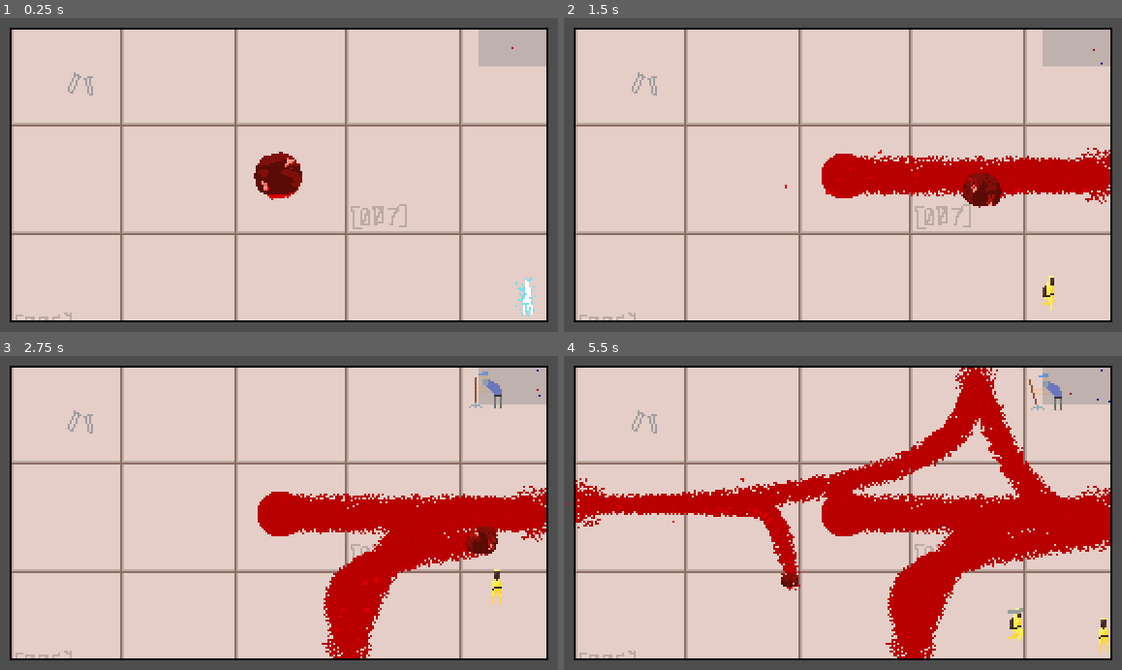
Above: before the commit, frames 1-4 (two rows, left to right).
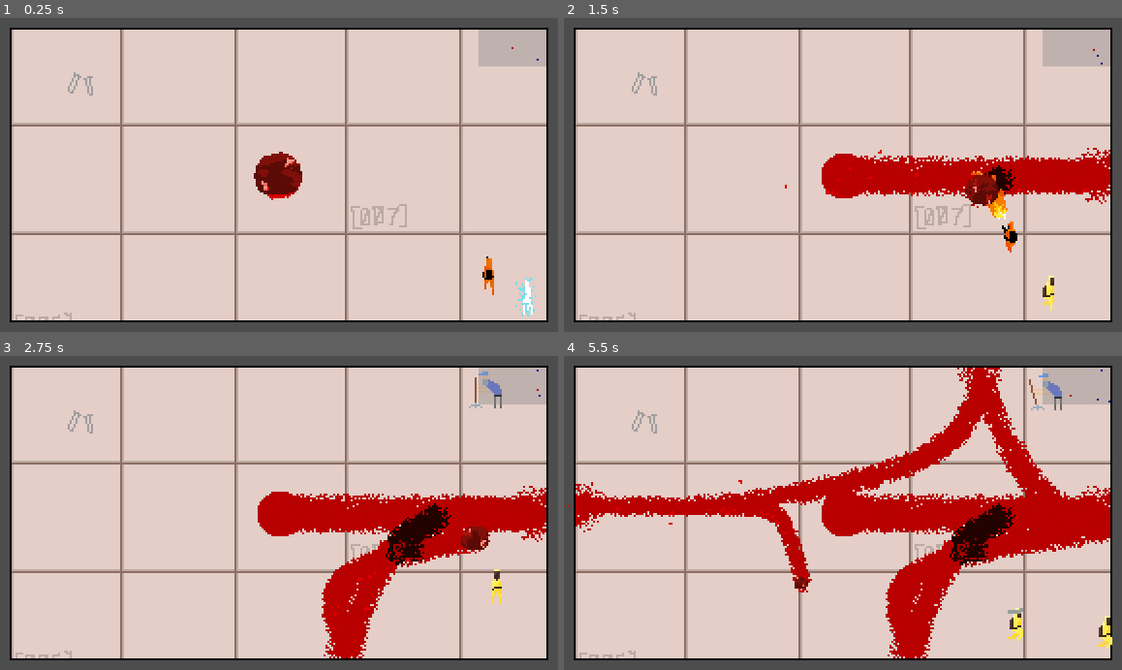
Above: after the commit, the same moments.

Repository: fawfle/blood-jam-cu
Game: Godot game, scene res://scenes/main.tscn
The game is run twice, just before and just after one commit, with the same random seed, the same clock (stepped at 60 frames per second) and the same inputs.
Inputs:
- Up to frame 1 (0.25 s): no input
- Up to frame 2 (1.5 s): tap Enter at 0.5, 1.35 s; hold D (right) 0.53-1.28 s; tap Shift (dash) at 0.6 s; hold S (backward) from 1.28 s (still down)
- Up to frame 3 (2.75 s): release S (backward) at 2.03 s; hold D (right) from 2.03 s (still down); tap Backspace at 2.1 s
- Up to frame 4 (5.5 s): release D (right) at 2.78 s; hold W (forward) 2.78-3.53 s; tap one key every 0.75 s from 2.85 s: 0 9 Shift (dash) Enter; hold A (left) 3.53-5.03 s; hold S (backward) from 5.03 s (still down)

The runs differ from the first frame. In frame 1, 0.2% of the frame differs, in the area x 86-97%, y 12-89%; in frame 2, 0.8%; in frame 3, 2.3%; in frame 4, 5.5%, in the area x 0-99%, y 3-97%.

Commit message:
added to flamer

Diff:
--- a/scenes/enemies/flamer/flamer.gd
+++ b/scenes/enemies/flamer/flamer.gd
@@ -44,8 +44,22 @@
 	#elif is_flaming && velocity.x < 0:
 	#	animated_sprite.flip_h = false
 	#	animated_sprite.play("run_side")
+	var orientation = rad_to_deg(velocity.angle())
+	print(orientation)
 	if velocity == Vector2.ZERO:
 		animated_sprite.play("idle")
+	elif orientation < -15 && orientation > -60:
+		animated_sprite.flip_h = true
+		animated_sprite.play("run_45_up")
+	elif orientation < -105 && orientation > -150:
+		animated_sprite.flip_h = false
+		animated_sprite.play("run_45_up")
+	elif orientation > 105 && orientation < 150:
+		animated_sprite.flip_h = false
+		animated_sprite.play("run_45_down")
+	elif orientation > 15 && orientation < 60:
+		animated_sprite.flip_h = true
+		animated_sprite.play("run_45_down")
 	elif velocity.x > 0 && velocity.x > velocity.y:
 		animated_sprite.flip_h = true
 		animated_sprite.play("run_side")
--- a/scenes/main-michael.tscn
+++ b/scenes/main-michael.tscn
@@ -1,9 +1,10 @@
-[gd_scene load_steps=5 format=3 uid="uid://d066613uy7low"]
+[gd_scene load_steps=6 format=3 uid="uid://d066613uy7low"]
 
 [ext_resource type="Script" uid="uid://cbgkr8obs2pqr" path="res://scenes/main.gd" id="1_qqjsw"]
 [ext_resource type="PackedScene" uid="uid://dbxpkx7jsbcf2" path="res://scenes/ground/ground.tscn" id="2_hg1x6"]
 [ext_resource type="PackedScene" uid="uid://c0xl0mbw34dfe" path="res://scenes/player/player.tscn" id="3_qv2ov"]
 [ext_resource type="Script" uid="uid://6pckog4as786" path="res://scripts/camera.gd" id="4_qi2kv"]
+[ext_resource type="PackedScene" uid="uid://bugsxjyb6yvqk" path="res://scenes/enemies/flamer/flamer.tscn" id="5_hg1x6"]
 
 [node name="Main" type="Node2D"]
 script = ExtResource("1_qqjsw")
@@ -14,3 +15,5 @@
 
 [node name="Camera2D" type="Camera2D" parent="Player"]
 script = ExtResource("4_qi2kv")
+
+[node name="Flamer" parent="." instance=ExtResource("5_hg1x6")]
--- a/scenes/main.tscn
+++ b/scenes/main.tscn
@@ -7,7 +7,8 @@
 [ext_resource type="PackedScene" uid="uid://bwjimsxwu86dn" path="res://scenes/ui/minimap/minimap.tscn" id="5_tbgi4"]
 [ext_resource type="AudioStream" uid="uid://dj4th1ovjm1ya" path="res://audio/sounds/freesound_community-breakingneck-106924.mp3" id="6_tefeu"]
 [ext_resource type="AudioStream" uid="uid://c7ovx7hm4j8i" path="res://audio/sounds/34170__glaneur-de-sons__electric_wire_03.wav" id="7_o6xl0"]
-[ext_resource type="Script" path="res://scenes/score_tracker.gd" id="8_tipki"]
+[ext_resource type="Script" uid="uid://dfrtf3hh6fskd" path="res://scenes/score_tracker.gd" id="8_tipki"]
+[ext_resource type="PackedScene" uid="uid://bugsxjyb6yvqk" path="res://scenes/enemies/flamer/flamer.tscn" id="9_85g3d"]
 
 [node name="Main" type="Node2D"]
 script = ExtResource("1_jyhfs")
@@ -49,4 +50,7 @@
 [node name="Timer" type="Timer" parent="ScoreTracker"]
 autostart = true
 
+[node name="Flamer" parent="." instance=ExtResource("9_85g3d")]
+position = Vector2(113, 54)
+
 [connection signal="timeout" from="ScoreTracker/Timer" to="ScoreTracker" method="_on_timer_timeout"]
--- /dev/null
+++ b/scenes/main_michael.tscn
@@ -0,0 +1,52 @@
+[gd_scene load_steps=9 format=3 uid="uid://560wj2g468yr"]
+
+[ext_resource type="Script" uid="uid://cbgkr8obs2pqr" path="res://scenes/main.gd" id="1_cobm1"]
+[ext_resource type="PackedScene" uid="uid://dbxpkx7jsbcf2" path="res://scenes/ground/ground.tscn" id="2_rw1nd"]
+[ext_resource type="PackedScene" uid="uid://c0xl0mbw34dfe" path="res://scenes/player/player.tscn" id="3_m5h2l"]
+[ext_resource type="Script" uid="uid://6pckog4as786" path="res://scripts/camera.gd" id="4_t6no0"]
+[ext_resource type="PackedScene" uid="uid://bwjimsxwu86dn" path="res://scenes/ui/minimap/minimap.tscn" id="5_qdl05"]
+[ext_resource type="AudioStream" uid="uid://dj4th1ovjm1ya" path="res://audio/sounds/freesound_community-breakingneck-106924.mp3" id="6_hdmxr"]
+[ext_resource type="AudioStream" uid="uid://c7ovx7hm4j8i" path="res://audio/sounds/34170__glaneur-de-sons__electric_wire_03.wav" id="7_mmkqt"]
+[ext_resource type="Script" uid="uid://dfrtf3hh6fskd" path="res://scenes/score_tracker.gd" id="8_ec3hr"]
+
+[node name="Main" type="Node2D"]
+script = ExtResource("1_cobm1")
+
+[node name="Floor" parent="." instance=ExtResource("2_rw1nd")]
+
+[node name="Player" parent="." instance=ExtResource("3_m5h2l")]
+
+[node name="Camera2D" type="Camera2D" parent="Player" node_paths=PackedStringArray("target")]
+process_callback = 0
+position_smoothing_speed = 10.0
+script = ExtResource("4_t6no0")
+target = NodePath("..")
+
+[node name="CanvasLayer" type="CanvasLayer" parent="."]
+
+[node name="Minimap" parent="CanvasLayer" instance=ExtResource("5_qdl05")]
+anchors_preset = 1
+anchor_left = 1.0
+anchor_right = 1.0
+offset_left = -24.0
+offset_top = 15.0
+offset_right = -24.0
+offset_bottom = 15.0
+grow_horizontal = 0
+
+[node name="DeathSound" type="AudioStreamPlayer2D" parent="."]
+stream = ExtResource("6_hdmxr")
+max_polyphony = 10
+
+[node name="TeleportSound" type="AudioStreamPlayer2D" parent="."]
+stream = ExtResource("7_mmkqt")
+volume_db = 0.2
+max_polyphony = 20
+
+[node name="ScoreTracker" type="Node" parent="."]
+script = ExtResource("8_ec3hr")
+
+[node name="Timer" type="Timer" parent="ScoreTracker"]
+autostart = true
+
+[connection signal="timeout" from="ScoreTracker/Timer" to="ScoreTracker" method="_on_timer_timeout"]
Not shown: 1 places in scenes/main.tscn that only renumber resources
